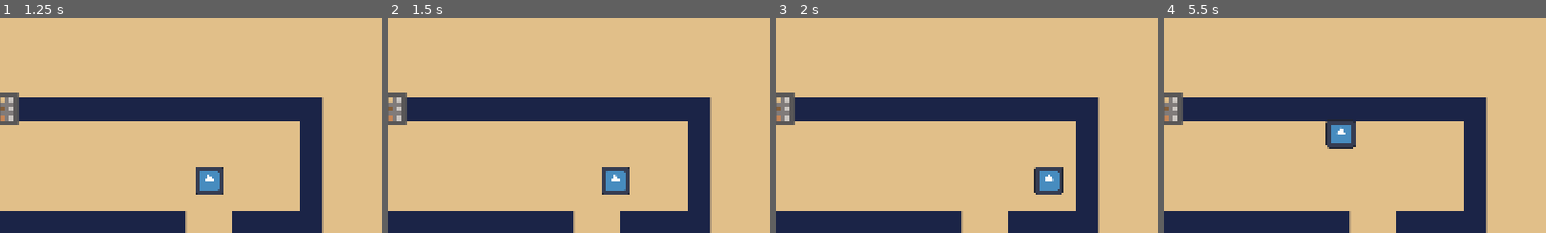
Above: before the commit, frames 1-4 (left to right).
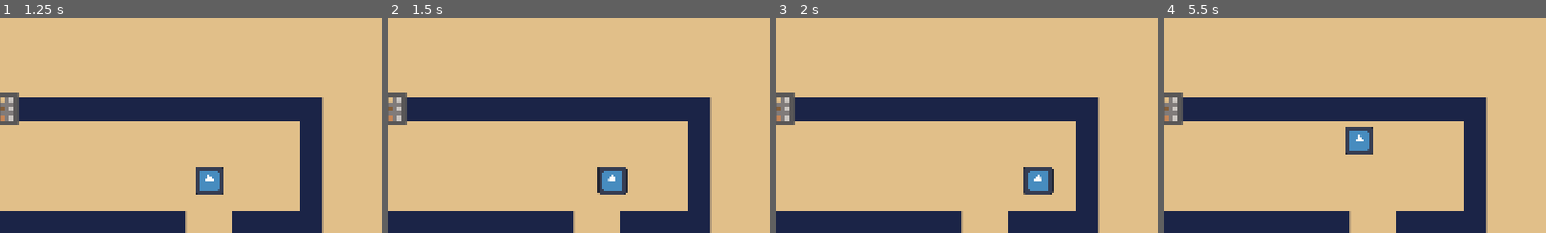
Above: after the commit, the same moments.

Repository: CISC104-F26/project5-Acevedo
Game: Godot game, scene res://title_screen.tscn
Two runs of this game, one before a commit and one after it. Both use one fixed random seed, a clock stepped at 60 frames per second and the inputs below. The engine's default icon, where the game draws it, is replaced by a stand-in: a white triangle on a blue panel in a dark square.
Inputs (mouse positions are % of the whole screen's width and height, from its top left):
- Up to frame 1 (1.25 s): click "Start Game" at 0.5 s
- Up to frame 2 (1.5 s): tap Enter at 1.25 s; move the mouse to (72, 45) at 1.27 s; hold D (move_right) from 1.28 s (still down); tap Space (Interact) at 1.35 s
- Up to frame 3 (2 s): keep holding D (move_right); click (72, 45) at 1.55 s
- Up to frame 4 (5.5 s): move the mouse to (30, 55) at 2.02 s; release D (move_right) at 2.03 s; hold S (move_down) 2.03-2.78 s; click (30, 55) at 2.1 s; tap Space (Interact) at 2.3, 2.75, 2.85, 3.8, 4.35, 5.3 s; move the mouse to (60, 28) at 2.77 s; hold D (move_right) 2.78-3.53 s; click (60, 28) at 3.05 s; tap Enter at 3.5 s; move the mouse to (45, 70) at 3.52 s; hold W (move_up) 3.53-4.28 s; click (45, 70) at 3.6 s; move the mouse to (80, 65) at 4.27 s; hold A (move_left) from 4.28 s (still down); click (80, 65) at 4.55 s; move the mouse to (20, 35) at 5.02 s; click (20, 35) at 5.1 s
The pictures show only the part of the screen within x 50-100%, y 50-100%; the shares and areas given below are measured in that part.

Frame 1 is identical in both runs. In frame 2, 0.5% of the frame differs, in the area x 54-64%, y 69-83%; in frame 3, 1.0%; in frame 4, 1.6%, in the area x 42-55%, y 48-64%.

Commit message:
Cups & Cones station full functionality

Diff:
--- /dev/null
+++ b/final-project-make-a-game/cake_cone.gd
@@ -0,0 +1,28 @@
+extends Area2D
+var CakeGrabbable = false
+
+# Called when the node enters the scene tree for the first time.
+func _ready() -> void:
+	pass # Replace with function body.
+
+
+# Called every frame. 'delta' is the elapsed time since the previous frame.
+func _process(delta: float) -> void:
+	if Input.is_action_just_pressed("select") and CakeGrabbable:
+		Globalvar.hasWaffle = false
+		Globalvar.hasSugar = false
+		Globalvar.hasCake = true
+		Globalvar.hasSm = false
+		Globalvar.hasMed = false
+		Globalvar.hasLg = false
+		get_tree().change_scene_to_file("res://main_game.tscn")
+
+
+func _on_mouse_entered() -> void:
+	CakeGrabbable = true
+	$CakeLabel.visible = true
+
+
+func _on_mouse_exited() -> void:
+	CakeGrabbable = false
+	$CakeLabel.visible = false
--- /dev/null
+++ b/final-project-make-a-game/cups_cones.tscn
@@ -0,0 +1,149 @@
+[gd_scene format=3 uid="uid://ctk7h21l53lo6"]
+
+[ext_resource type="Script" uid="uid://byxusvnl087hy" path="res://waffle_cone.gd" id="1_k7tr1"]
+[ext_resource type="Texture2D" uid="uid://b4cw5f503cst4" path="res://Assets/wafflecone-32x.png" id="2_tr7dv"]
+[ext_resource type="Script" uid="uid://cu1pd0vo1k538" path="res://sugar_cone.gd" id="3_0fhs0"]
+[ext_resource type="Texture2D" uid="uid://buohsngoq3dj8" path="res://Assets/sugarcone-32x.png" id="4_6mu7a"]
+[ext_resource type="Script" uid="uid://bhh0w6f6lvg4t" path="res://cake_cone.gd" id="5_evpg6"]
+[ext_resource type="Texture2D" uid="uid://bcryor0t3ii0i" path="res://Assets/cakecone-32x.png" id="6_jswvy"]
+[ext_resource type="Script" uid="uid://db036vtvy5o5t" path="res://small_cup.gd" id="7_ibsrk"]
+[ext_resource type="Texture2D" uid="uid://cbij10gfdu4wo" path="res://Assets/smcup-32x.png" id="8_icybk"]
+[ext_resource type="Script" uid="uid://chm8buavfwgmh" path="res://medium_cup.gd" id="9_hdycn"]
+[ext_resource type="Texture2D" uid="uid://dflgd1iwb3by5" path="res://Assets/medcup-64x.png" id="10_dd3y0"]
+[ext_resource type="Script" uid="uid://bvyngu1qk8ytm" path="res://large_cup.gd" id="11_qoon5"]
+[ext_resource type="Texture2D" uid="uid://6nshi65fahcv" path="res://Assets/lgcup-64x.png" id="12_tc2xa"]
+
+[node name="CupsCones" type="Node2D" unique_id=1599280778]
+
+[node name="WaffleCone" type="Area2D" parent="." unique_id=959559806]
+position = Vector2(420, 315)
+script = ExtResource("1_k7tr1")
+
+[node name="WaffleSprite" type="Sprite2D" parent="WaffleCone" unique_id=1260359742]
+scale = Vector2(0.3, 0.3)
+texture = ExtResource("2_tr7dv")
+
+[node name="WaffleColl" type="CollisionPolygon2D" parent="WaffleCone" unique_id=1424564692]
+polygon = PackedVector2Array(-15, 163, -97, -90, -100, -124, -22, -154, 47, -156, 78, -146, 97, -114, 96, -94, 15, 164)
+
+[node name="WaffleLabel" type="Label" parent="WaffleCone" unique_id=923658308]
+visible = false
+offset_left = -104.0
+offset_top = 159.0
+offset_right = 106.0
+offset_bottom = 209.0
+theme_override_font_sizes/font_size = 36
+text = "Waffle Cone"
+
+[node name="SugarCone" type="Area2D" parent="." unique_id=1763264137]
+position = Vector2(840, 315)
+script = ExtResource("3_0fhs0")
+
+[node name="SugarSprite" type="Sprite2D" parent="SugarCone" unique_id=1317861014]
+scale = Vector2(0.3, 0.3)
+texture = ExtResource("4_6mu7a")
+
+[node name="SugarColl" type="CollisionPolygon2D" parent="SugarCone" unique_id=419082660]
+polygon = PackedVector2Array(1, 116, -66, -44, -68, -96, -55, -109, 52, -109, 63, -97, 62, -40)
+
+[node name="SugarLabel" type="Label" parent="SugarCone" unique_id=463796173]
+visible = false
+offset_left = -98.0
+offset_top = 100.0
+offset_right = 99.0
+offset_bottom = 150.0
+theme_override_font_sizes/font_size = 36
+text = "Sugar Cone"
+
+[node name="CakeCone" type="Area2D" parent="." unique_id=24255305]
+position = Vector2(1260, 315)
+script = ExtResource("5_evpg6")
+
+[node name="CakeSprite" type="Sprite2D" parent="CakeCone" unique_id=1428593819]
+scale = Vector2(0.3, 0.3)
+texture = ExtResource("6_jswvy")
+
+[node name="CakeColl" type="CollisionPolygon2D" parent="CakeCone" unique_id=1975462330]
+polygon = PackedVector2Array(-45, 108, 43, 106, 43, 12, 62, 11, 63, -107, -63, -106, -64, 11, -45, 11)
+
+[node name="CakeLabel" type="Label" parent="CakeCone" unique_id=38917631]
+visible = false
+offset_left = -88.0
+offset_top = 105.0
+offset_right = 95.0
+offset_bottom = 155.0
+theme_override_font_sizes/font_size = 36
+text = "Cake Cone"
+
+[node name="SmallCup" type="Area2D" parent="." unique_id=1648167377]
+position = Vector2(420, 750)
+script = ExtResource("7_ibsrk")
+
+[node name="SmSprite" type="Sprite2D" parent="SmallCup" unique_id=186751381]
+scale = Vector2(0.3, 0.3)
+texture = ExtResource("8_icybk")
+
+[node name="SmColl" type="CollisionPolygon2D" parent="SmallCup" unique_id=310904836]
+polygon = PackedVector2Array(-44, 60, 43, 60, 44, 20, 75, 20, 74, -62, -72, -62, -72, 18, -42, 19)
+
+[node name="SmLabel" type="Label" parent="SmallCup" unique_id=462740811]
+visible = false
+offset_left = -83.0
+offset_top = 55.0
+offset_right = 89.0
+offset_bottom = 105.0
+theme_override_font_sizes/font_size = 36
+text = "Small Cup"
+
+[node name="MediumCup" type="Area2D" parent="." unique_id=1074859981]
+position = Vector2(840, 750)
+script = ExtResource("9_hdycn")
+
+[node name="MedSprite" type="Sprite2D" parent="MediumCup" unique_id=1787216733]
+scale = Vector2(0.15, 0.15)
+texture = ExtResource("10_dd3y0")
+
+[node name="MedColl" type="CollisionPolygon2D" parent="MediumCup" unique_id=1615793564]
+polygon = PackedVector2Array(-44, 71, 43, 74, 43, 24, 72, 26, 74, -76, -74, -76, -75, 25, -43, 25)
+
+[node name="MedLabel" type="Label" parent="MediumCup" unique_id=1874463083]
+visible = false
+offset_left = -108.0
+offset_top = 69.0
+offset_right = 113.0
+offset_bottom = 119.0
+theme_override_font_sizes/font_size = 36
+text = "Medium Cup"
+
+[node name="LargeCup" type="Area2D" parent="." unique_id=1369326932]
+position = Vector2(1260, 750)
+script = ExtResource("11_qoon5")
+
+[node name="LgSprite" type="Sprite2D" parent="LargeCup" unique_id=2029507376]
+scale = Vector2(0.15, 0.15)
+texture = ExtResource("12_tc2xa")
+
+[node name="CollisionPolygon2D" type="CollisionPolygon2D" parent="LargeCup" unique_id=131359101]
+polygon = PackedVector2Array(-42, 87, 44, 87, 44, 37, 76, 39, 75, -87, -76, -88, -73, 42, -45, 43)
+
+[node name="LgLabel" type="Label" parent="LargeCup" unique_id=1372279375]
+visible = false
+offset_left = -85.0
+offset_top = 81.0
+offset_right = 89.0
+offset_bottom = 131.0
+theme_override_font_sizes/font_size = 36
+text = "Large Cup"
+
+[connection signal="mouse_entered" from="WaffleCone" to="WaffleCone" method="_on_mouse_entered"]
+[connection signal="mouse_exited" from="WaffleCone" to="WaffleCone" method="_on_mouse_exited"]
+[connection signal="mouse_entered" from="SugarCone" to="SugarCone" method="_on_mouse_entered"]
+[connection signal="mouse_exited" from="SugarCone" to="SugarCone" method="_on_mouse_exited"]
+[connection signal="mouse_entered" from="CakeCone" to="CakeCone" method="_on_mouse_entered"]
+[connection signal="mouse_exited" from="CakeCone" to="CakeCone" method="_on_mouse_exited"]
+[connection signal="mouse_entered" from="SmallCup" to="SmallCup" method="_on_mouse_entered"]
+[connection signal="mouse_exited" from="SmallCup" to="SmallCup" method="_on_mouse_exited"]
+[connection signal="mouse_entered" from="MediumCup" to="MediumCup" method="_on_mouse_entered"]
+[connection signal="mouse_exited" from="MediumCup" to="MediumCup" method="_on_mouse_exited"]
+[connection signal="mouse_entered" from="LargeCup" to="LargeCup" method="_on_mouse_entered"]
+[connection signal="mouse_exited" from="LargeCup" to="LargeCup" method="_on_mouse_exited"]
--- a/final-project-make-a-game/globalvar.gd
+++ b/final-project-make-a-game/globalvar.gd
@@ -49,3 +49,9 @@
 var scoopedBP = false
 var scoopedBING = false
 var scoopedUBE = false
+var hasWaffle = false
+var hasSugar = false
+var hasCake = false
+var hasSm = false
+var hasMed = false
+var hasLg = false
--- /dev/null
+++ b/final-project-make-a-game/large_cup.gd
@@ -0,0 +1,28 @@
+extends Area2D
+var LgGrabbable = false
+
+# Called when the node enters the scene tree for the first time.
+func _ready() -> void:
+	pass # Replace with function body.
+
+
+# Called every frame. 'delta' is the elapsed time since the previous frame.
+func _process(delta: float) -> void:
+	if Input.is_action_just_pressed("select") and LgGrabbable:
+		Globalvar.hasWaffle = false
+		Globalvar.hasSugar = false
+		Globalvar.hasCake = false
+		Globalvar.hasSm = false
+		Globalvar.hasMed = false
+		Globalvar.hasLg = true
+		get_tree().change_scene_to_file("res://main_game.tscn")
+
+
+func _on_mouse_entered() -> void:
+	LgGrabbable = true
+	$LgLabel.visible = true
+
+
+func _on_mouse_exited() -> void:
+	LgGrabbable = false
+	$LgLabel.visible = false
--- /dev/null
+++ b/final-project-make-a-game/medium_cup.gd
@@ -0,0 +1,28 @@
+extends Area2D
+var MedGrabbable = false
+
+# Called when the node enters the scene tree for the first time.
+func _ready() -> void:
+	pass # Replace with function body.
+
+
+# Called every frame. 'delta' is the elapsed time since the previous frame.
+func _process(delta: float) -> void:
+	if Input.is_action_just_pressed("select") and MedGrabbable:
+		Globalvar.hasWaffle = false
+		Globalvar.hasSugar = false
+		Globalvar.hasCake = false
+		Globalvar.hasSm = false
+		Globalvar.hasMed = true
+		Globalvar.hasLg = false
+		get_tree().change_scene_to_file("res://main_game.tscn")
+
+
+func _on_mouse_entered() -> void:
+	MedGrabbable = true
+	$MedLabel.visible = true
+
+
+func _on_mouse_exited() -> void:
+	MedGrabbable = false
+	$MedLabel.visible = false
--- a/final-project-make-a-game/player_character.gd
+++ b/final-project-make-a-game/player_character.gd
@@ -7,7 +7,7 @@
 var Restockable = false
 var Orderable = false
 var Scoopable = false
-const SPEED = 200.0
+const SPEED = 10000.0
 
 func _ready() -> void:
 	if Globalvar.savedposition:
@@ -26,7 +26,7 @@
 		velocity.x = 1
 	else:
 		velocity.x = move_toward(velocity.x, 0, SPEED)
-	velocity = velocity.normalized() * SPEED
+	velocity = velocity.normalized() * SPEED * delta
 	move_and_slide()
 
 func _process(delta: float) -> void:
@@ -39,6 +39,9 @@
 	elif Input.is_action_just_pressed("Interact") and Scoopable and Cab3Scoopable:
 		Globalvar.savedposition = position
 		get_tree().change_scene_to_file("res://scoop_3.tscn")
+	elif Input.is_action_just_pressed("Interact") and Scoopable and CupsConesReachable:
+		Globalvar.savedposition = position
+		get_tree().change_scene_to_file("res://cups_cones.tscn")
 	else: pass
 
 func _on_scoop_cabinet_1_body_entered(body: player) -> void:
--- a/final-project-make-a-game/scoop_tub.gd
+++ b/final-project-make-a-game/scoop_tub.gd
@@ -11,11 +11,11 @@
 	elif Globalvar.scoopingCHOC:
 		frame = 1
 		$ScoopProgress.texture_progress = preload("res://Assets/CHOCprog-32x.png")
-		hardness = randi_range(10,25)
+		hardness = randi_range(10,35)
 	elif Globalvar.scoopingFLUFF:
 		frame = 2
 		$ScoopProgress.texture_progress = preload("res://Assets/FLUFFprog-32x.png")
-		hardness = randi_range(15,30)
+		hardness = randi_range(15,75)
 	elif Globalvar.scoopingRC:
 		frame = 3
 		$ScoopProgress.texture_progress = preload("res://Assets/RCprog-32x.png")
@@ -23,11 +23,11 @@
 	elif Globalvar.scoopingMUD:
 		frame = 4
 		$ScoopProgress.texture_progress = preload("res://Assets/MUDprog-32x.png")
-		hardness = randi_range(6,30)
+		hardness = randi_range(6,45)
 	elif Globalvar.scoopingBHT:
 		frame = 5
 		$ScoopProgress.texture_progress = preload("res://Assets/BHTprog-32x.png")
-		hardness = randi_range(10,20)
+		hardness = randi_range(10,25)
 	elif Globalvar.scoopingNINE:
 		frame = 6
 		$ScoopProgress.texture_progress = preload("res://Assets/1923prog-32x.png")
@@ -35,7 +35,7 @@
 	elif Globalvar.scoopingPCL:
 		frame = 7
 		$ScoopProgress.texture_progress = preload("res://Assets/PCLprog-32x.png")
-		hardness = randi_range(15,60)
+		hardness = randi_range(15,80)
 	elif Globalvar.scoopingGMA:
 		frame = 8
 		$ScoopProgress.texture_progress = preload("res://Assets/GMAprog-32x.png")
@@ -43,7 +43,7 @@
 	elif Globalvar.scoopingMCC:
 		frame = 9
 		$ScoopProgress.texture_progress = preload("res://Assets/MCCprog-32x.png")
-		hardness = randi_range(8,16)
+		hardness = randi_range(8,20)
 	elif Globalvar.scoopingMNC:
 		frame = 10
 		$ScoopProgress.texture_progress = preload("res://Assets/MNCprog-32x.png")
@@ -55,23 +55,23 @@
 	elif Globalvar.scoopingAN:
 		frame = 12
 		$ScoopProgress.texture_progress = preload("res://Assets/ANprog-32x.png")
-		hardness = randi_range(10,25)
+		hardness = randi_range(10,35)
 	elif Globalvar.scoopingCNC:
 		frame = 13
 		$ScoopProgress.texture_progress = preload("res://Assets/CNCprog-32x.png")
-		hardness = randi_range(7,15)
+		hardness = randi_range(7,18)
 	elif Globalvar.scoopingNOM:
 		frame = 14
 		$ScoopProgress.texture_progress = preload("res://Assets/NOMprog-32x.png")
-		hardness = randi_range(10,25)
+		hardness = randi_range(10,30)
 	elif Globalvar.scoopingTONA:
 		frame = 15
 		$ScoopProgress.texture_progress = preload("res://Assets/TONAprog-32x.png")
-		hardness = randi_range(3,10)
+		hardness = randi_range(4,15)
 	elif Globalvar.scoopingCDD:
 		frame = 16
 		$ScoopProgress.texture_progress = preload("res://Assets/CDDprog-32x.png")
-		hardness = randi_range(5,20)
+		hardness = randi_range(5,25)
 	elif Globalvar.scoopingPEACH:
 		frame = 17
 		$ScoopProgress.texture_progress = preload("res://Assets/PEACHprog-32x.png")
@@ -83,7 +83,7 @@
 	elif Globalvar.scoopingSTRAW:
 		frame = 19
 		$ScoopProgress.texture_progress = preload("res://Assets/STRAWprog-32x.png")
-		hardness = randi_range(8,20)
+		hardness = randi_range(8,25)
 	elif Globalvar.scoopingCOFFEE:
 		frame = 20
 		$ScoopProgress.texture_progress = preload("res://Assets/COFFEEprog-32x.png")
@@ -95,7 +95,7 @@
 	elif Globalvar.scoopingBING:
 		frame = 22
 		$ScoopProgress.texture_progress = preload("res://Assets/BINGprog-32x.png")
-		hardness = randi_range(8,24)
+		hardness = randi_range(8,30)
 	elif Globalvar.scoopingUBE:
 		frame = 23
 		$ScoopProgress.texture_progress = preload("res://Assets/UBEprog-32x.png")
--- /dev/null
+++ b/final-project-make-a-game/small_cup.gd
@@ -0,0 +1,28 @@
+extends Area2D
+var SmGrabbable = false
+
+# Called when the node enters the scene tree for the first time.
+func _ready() -> void:
+	pass # Replace with function body.
+
+
+# Called every frame. 'delta' is the elapsed time since the previous frame.
+func _process(delta: float) -> void:
+	if Input.is_action_just_pressed("select") and SmGrabbable:
+		Globalvar.hasWaffle = false
+		Globalvar.hasSugar = false
+		Globalvar.hasCake = false
+		Globalvar.hasSm = true
+		Globalvar.hasMed = false
+		Globalvar.hasLg = false
+		get_tree().change_scene_to_file("res://main_game.tscn")
+
+
+func _on_mouse_entered() -> void:
+	SmGrabbable = true
+	$SmLabel.visible = true
+
+
+func _on_mouse_exited() -> void:
+	SmGrabbable = false
+	$SmLabel.visible = false
--- /dev/null
+++ b/final-project-make-a-game/sugar_cone.gd
@@ -0,0 +1,28 @@
+extends Area2D
+var SugarGrabbable = false
+
+# Called when the node enters the scene tree for the first time.
+func _ready() -> void:
+	pass # Replace with function body.
+
+
+# Called every frame. 'delta' is the elapsed time since the previous frame.
+func _process(delta: float) -> void:
+	if Input.is_action_just_pressed("select") and SugarGrabbable:
+		Globalvar.hasWaffle = false
+		Globalvar.hasSugar = true
+		Globalvar.hasCake = false
+		Globalvar.hasSm = false
+		Globalvar.hasMed = false
+		Globalvar.hasLg = false
+		get_tree().change_scene_to_file("res://main_game.tscn")
+
+
+func _on_mouse_entered() -> void:
+	SugarGrabbable = true
+	$SugarLabel.visible = true
+
+
+func _on_mouse_exited() -> void:
+	SugarGrabbable = false
+	$SugarLabel.visible = false
--- a/final-project-make-a-game/tona_tub.gd
+++ b/final-project-make-a-game/tona_tub.gd
@@ -10,6 +10,7 @@
 # Called every frame. 'delta' is the elapsed time since the previous frame.
 func _process(delta: float) -> void:
 	if TONAscoopable and Input.is_action_just_pressed("select"):
+		Globalvar.scoopingTONA = true
 		get_tree().change_scene_to_file("res://scoop_minigame.tscn")
 	pass
 
--- /dev/null
+++ b/final-project-make-a-game/waffle_cone.gd
@@ -0,0 +1,28 @@
+extends Area2D
+var WaffleGrabbable = false
+
+# Called when the node enters the scene tree for the first time.
+func _ready() -> void:
+	pass # Replace with function body.
+
+
+# Called every frame. 'delta' is the elapsed time since the previous frame.
+func _process(delta: float) -> void:
+	if Input.is_action_just_pressed("select") and WaffleGrabbable:
+		Globalvar.hasWaffle = true
+		Globalvar.hasSugar = false
+		Globalvar.hasCake = false
+		Globalvar.hasSm = false
+		Globalvar.hasMed = false
+		Globalvar.hasLg = false
+		get_tree().change_scene_to_file("res://main_game.tscn")
+
+
+func _on_mouse_entered() -> void:
+	WaffleGrabbable = true
+	$WaffleLabel.visible = true
+
+
+func _on_mouse_exited() -> void:
+	WaffleGrabbable = false
+	$WaffleLabel.visible = false
Binary file added: final-project-make-a-game/Assets/cakecone-32x.png
Not shown, added: final-project-make-a-game/Assets/cakecone-32x.png.import
Binary file added: final-project-make-a-game/Assets/lgcup-64x.png
Not shown, added: final-project-make-a-game/Assets/lgcup-64x.png.import
Binary file added: final-project-make-a-game/Assets/medcup-64x.png
Not shown, added: final-project-make-a-game/Assets/medcup-64x.png.import
Binary file added: final-project-make-a-game/Assets/smcup-32x.png
Not shown, added: final-project-make-a-game/Assets/smcup-32x.png.import
Binary file added: final-project-make-a-game/Assets/sugarcone-32x.png
Not shown, added: final-project-make-a-game/Assets/sugarcone-32x.png.import
Binary file added: final-project-make-a-game/Assets/wafflecone-32x.png
Not shown, added: final-project-make-a-game/Assets/wafflecone-32x.png.import
(and 6 more such lines)
